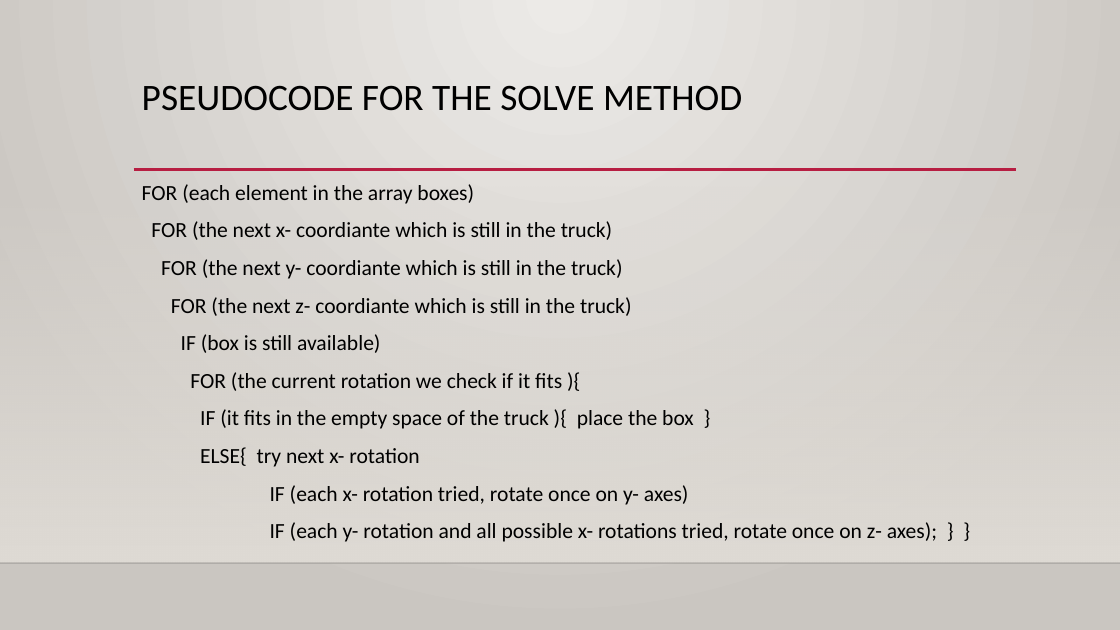
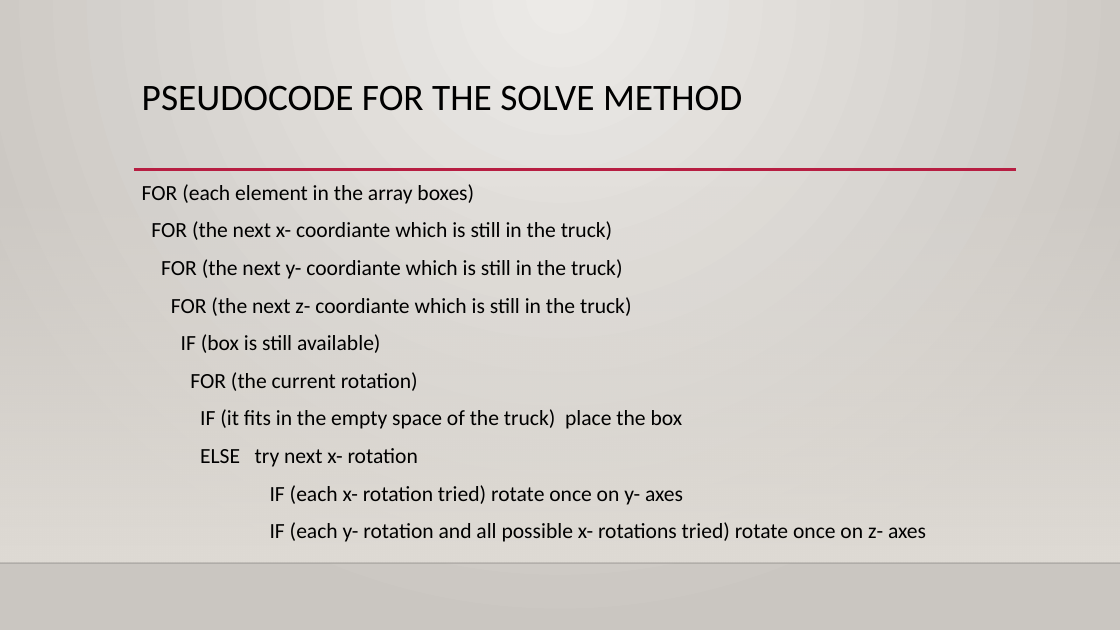
Before and after one commit to 31l3311/Pentominoes, a slide deck: slide 7 of project 3.pptx. Drawn at 1120x630 pixels with LibreOffice and Linux fonts; fonts in the diff are those of the drawing; background and template pictures are left out. Boxes give left, top, right and bottom in pixels: in the first picture for what was removed or moved away, otherwise in the second. Text is boxed around its words. In the diff, an @@ line names an element or a change of style, - is before the commit and + after.

```diff
--- a/project 3.pptx
+++ b/project 3.pptx
@@ text at (190, 372, 926, 542): text changed @@
-FOR (the current rotation we check if it fits ){
-IF (it fits in the empty space of the truck ){ place the box }
-ELSE{ try next x- rotation
-IF (each x- rotation tried, rotate once on y- axes)
-IF (each y- rotation and all possible x- rotations tried, rotate once on z- axes); } }
+FOR (the current rotation)
+IF (it fits in the empty space of the truck) place the box
+ELSE try next x- rotation
+IF (each x- rotation tried) rotate once on y- axes
+IF (each y- rotation and all possible x- rotations tried) rotate once on z- axes
```
Also in this commit, not shown: 5 other slides changed, 1 slide removed.
